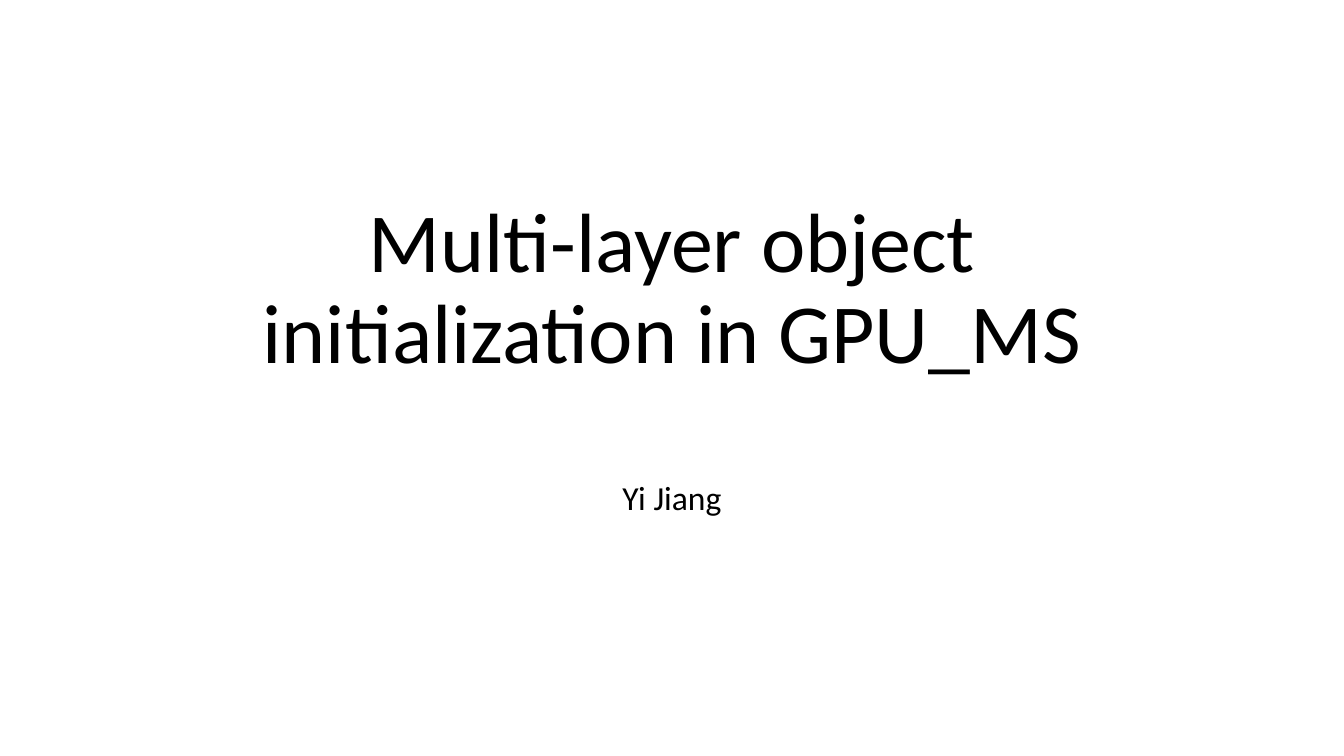
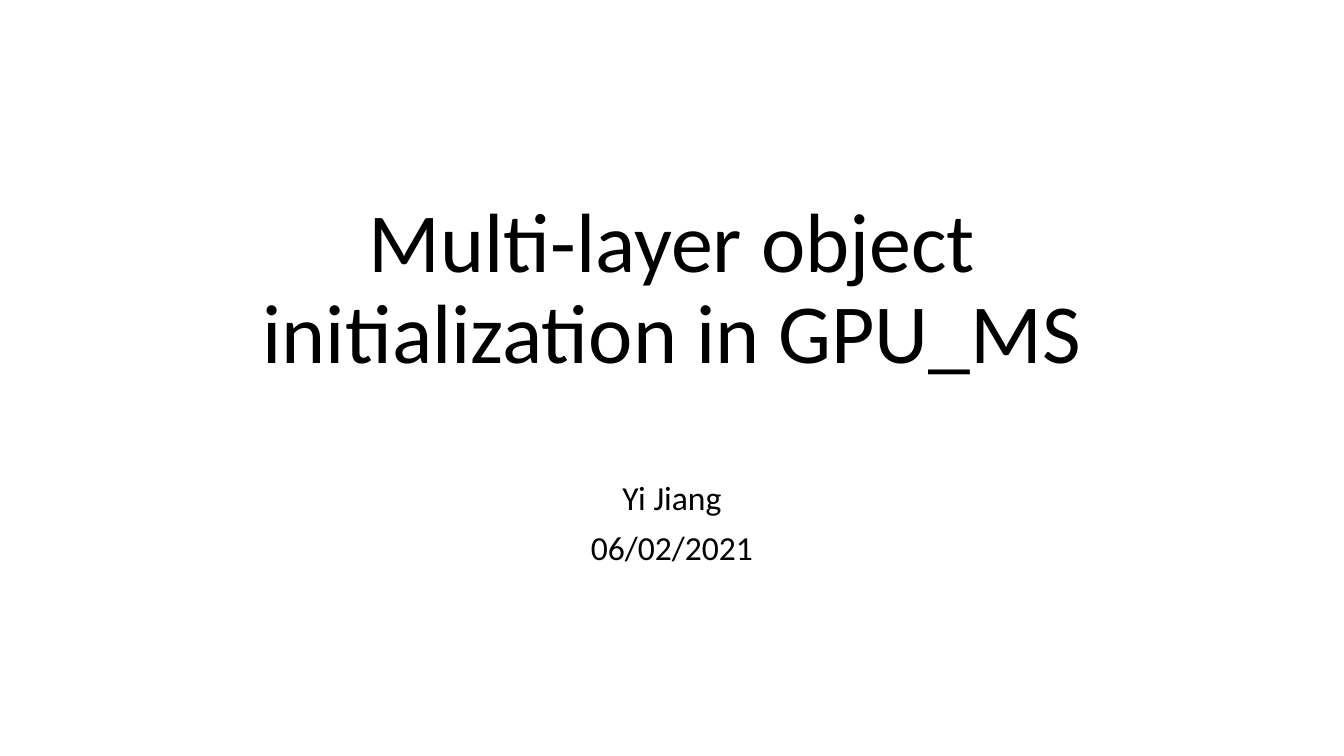
Before and after one commit to yijiang1/fold_slice, a slide deck: slide 1 of ptycho/notes/GPU_MS_obj_init_example.pptx. Drawn at 1344x756 pixels with LibreOffice and Linux fonts; fonts in the diff are those of the drawing. Boxes give left, top, right and bottom in pixels: in the first picture for what was removed or moved away, otherwise in the second. Text is boxed around its words. In the diff, an @@ line names an element or a change of style, - is before the commit and + after.

```diff
--- a/ptycho/notes/GPU_MS_obj_init_example.pptx
+++ b/ptycho/notes/GPU_MS_obj_init_example.pptx
@@ subtitle at (591,536,753,562): paragraph added @@
+06/02/2021
```
Also in this commit, not shown: 4 other slides changed, 1 slide added.
